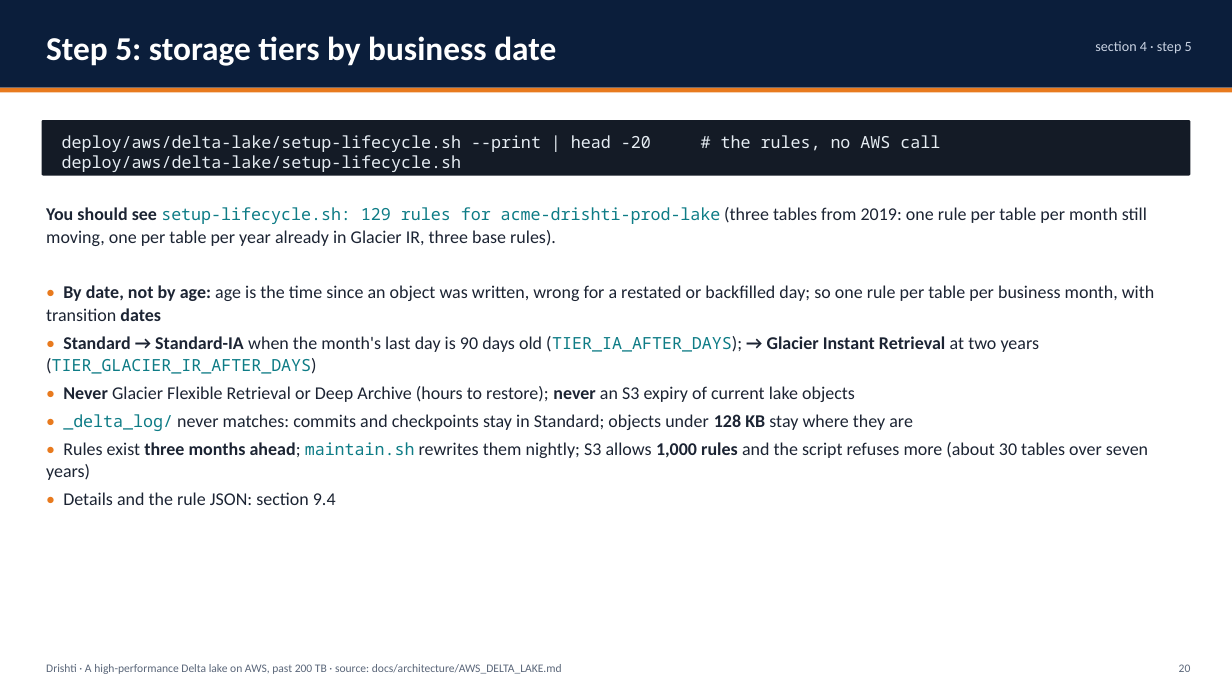
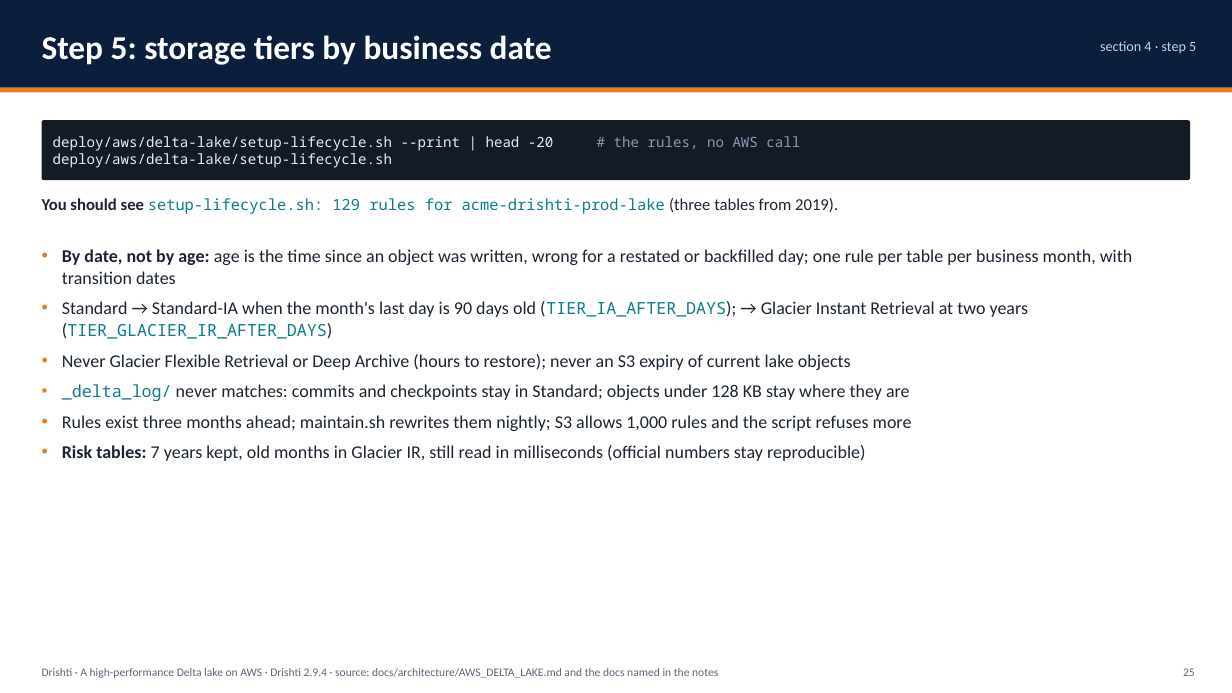
Before and after one commit to ajsinha/drishti, a slide deck: slide 25 of docs/publications/Drishti-AWS-Delta-Lake.pptx (slide 20 before the commit). Drawn at 1232x693 pixels with LibreOffice and Linux fonts; fonts in the diff are those of the drawing. Boxes give left, top, right and bottom in pixels: in the first picture for what was removed or moved away, otherwise in the second. Text is boxed around its words. In the diff, an @@ line names an element or a change of style, - is before the commit and + after.

Commit message:
The Design and Evidence deck (72 slides, was 48) and the AWS Delta Lake deck (103 slides, was 72) rewritten for 2.9.4: what 2.6.5 to 2.9.4 added, the evidence recounted (4,761 Java tests, the drill, benchmarks), the risk lake, JSON Lines, S3, bank scale, Delta or Iceberg above storage, each item built, designed or proposed; PDFs beside them

```diff
--- a/docs/publications/Drishti-AWS-Delta-Lake.pptx
+++ b/docs/publications/Drishti-AWS-Delta-Lake.pptx
@@ text "Step 5: storage tiers by ..." at [42, 35, 552, 65]: line spacing 1.05 to 1; more space between paragraphs @@
@@ text "section 4 · step 5" at [1100, 41, 1196, 53]: line spacing 1.05 to 1; more space between paragraphs @@
@@ rounded rectangle: place and size @@
-rounded rectangle at [42, 120, 1190, 176]
+rounded rectangle at [42, 120, 1190, 180]
@@ rounded rectangle at [42, 120, 1190, 180]: proportions changed @@
@@ text "deploy/aws/delta-lake/setup-lifecycle.sh --print | head -20 ..." at [53, 136, 553, 168]: size 13 to 11 pt; text colour #E6EDF3 to #8B9BB4 in "# the rules, no AWS call"; vertical alignment top to middle @@
@@ text at [42, 198, 838, 214]: text changed; size 14 to 12 pt; font Calibri to Noto Sans Mono; text colour #1C2433 to #0E7C86 @@
-You should see setup-lifecycle.sh: 129 rules for acme-drishti-prod-lake (three tables from 2019: one rule per table per month still moving, one per table per year already in Glacier IR, three base rules).
+You should see setup-lifecycle.sh: 129 rules for acme-drishti-prod-lake (three tables from 2019).
@@ text at [62, 249, 1132, 461]: text changed @@
-• By date, not by age: age is the time since an object was written, wrong for a restated or backfilled day; so one rule per table per business month, with transition dates
-• Standard → Standard-IA when the month's last day is 90 days old (TIER_IA_AFTER_DAYS); → Glacier Instant Retrieval at two years (TIER_GLACIER_IR_AFTER_DAYS)
-• Never Glacier Flexible Retrieval or Deep Archive (hours to restore); never an S3 expiry of current lake objects
-• _delta_log/ never matches: commits and checkpoints stay in Standard; objects under 128 KB stay where they are
-• Rules exist three months ahead; maintain.sh rewrites them nightly; S3 allows 1,000 rules and the script refuses more (about 30 tables over seven years)
-• Details and the rule JSON: section 9.4
+• By date, not by age: age is the time since an object was written, wrong for a restated or backfilled day; one rule per table per business month, with transition dates
+• Standard → Standard-IA when the month's last day is 90 days old (TIER_IA_AFTER_DAYS); → Glacier Instant Retrieval at two years (TIER_GLACIER_IR_AFTER_DAYS)
+• Never Glacier Flexible Retrieval or Deep Archive (hours to restore); never an S3 expiry of current lake objects
+• _delta_log/ never matches: commits and checkpoints stay in Standard; objects under 128 KB stay where they are
+• Rules exist three months ahead; maintain.sh rewrites them nightly; S3 allows 1,000 rules and the script refuses more
+• Risk tables: 7 years kept, old months in Glacier IR, still read in milliseconds (official numbers stay reproducible)
@@ text "Drishti · A high-performance Delta ..." at [42, 668, 718, 678]: vertical alignment top to middle @@
@@ text "25" at [1183, 668, 1195, 676]: vertical alignment top to middle @@
@@ text at [42, 668, 718, 678]: text changed @@
-Drishti · A high-performance Delta lake on AWS, past 200 TB · source: docs/architecture/AWS_DELTA_LAKE.md
+Drishti · A high-performance Delta lake on AWS · Drishti 2.9.4 · source: docs/architecture/AWS_DELTA_LAKE.md and the docs named in the notes
@@ text at [1183, 668, 1195, 676]: text changed @@
-20
+25
```
Also in this commit, not shown: 67 other slides changed, 35 slides added, 4 slides removed, 3 other files.
